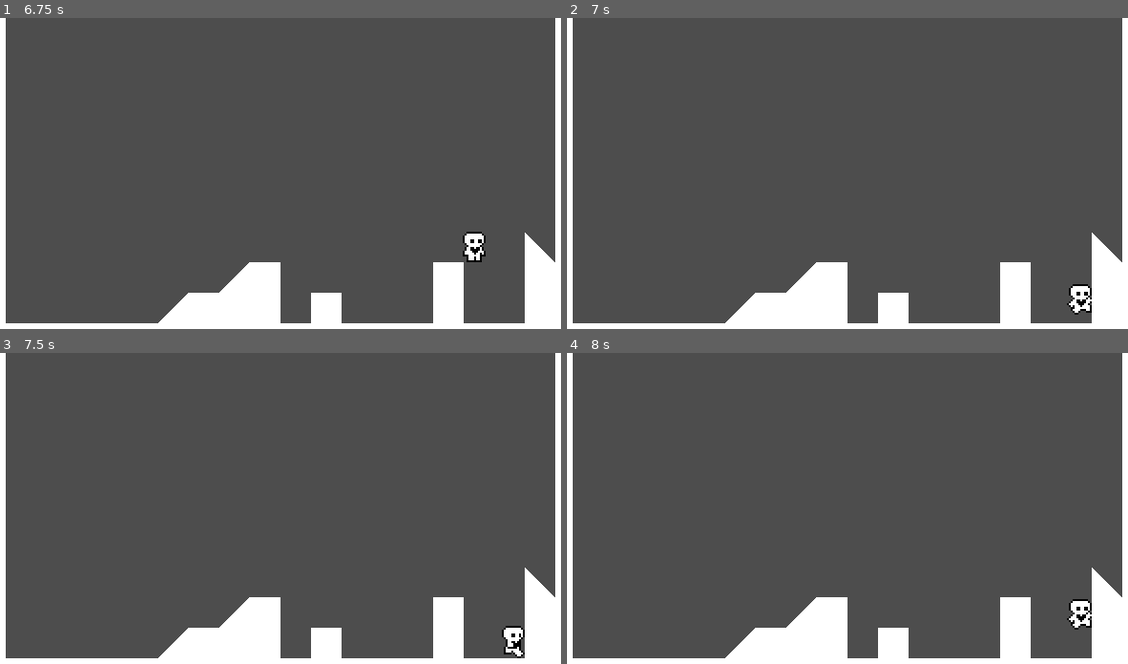
Above: before the commit, frames 1-4 (two rows, left to right).
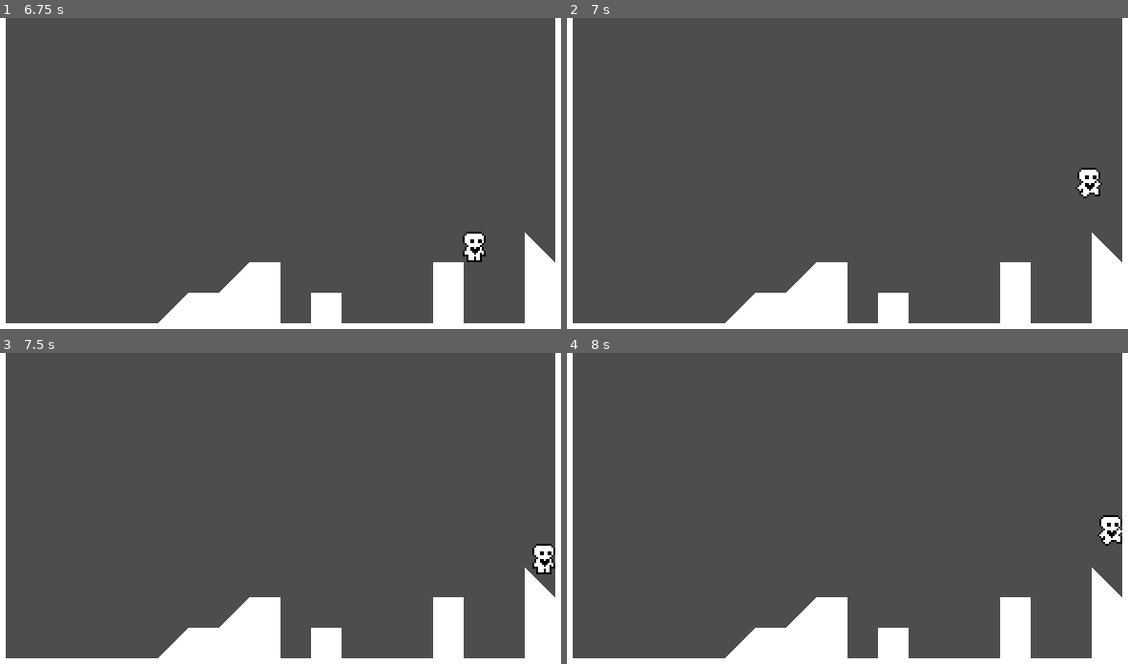
Above: after the commit, the same moments.

Repository: EVETuesday/FirstGameProject
Game: Godot game, scene res://Scenes/TestScene.tscn
Two runs of this game, one before a commit and one after it. Both use one fixed random seed, a clock stepped at 60 frames per second and the inputs below.
Inputs:
- Up to frame 1 (6.75 s): tap Enter at 0.5 s; hold D (CharacterRight) 0.53-2.03 s; tap Space (CharacterJump) at 0.77, 1.52, 3.02, 3.77, 4.52, 6.02 s; hold A (CharacterLeft) 2.03-4.28 s; hold D (CharacterRight) from 4.28 s (still down)
- Up to frame 2 (7 s): keep holding D (CharacterRight); tap Space (CharacterJump) at 6.77 s
- Up to frame 3 (7.5 s): keep holding D (CharacterRight)
- Up to frame 4 (8 s): keep holding D (CharacterRight); tap Space (CharacterJump) at 7.52 s

Frame 1 is identical in both runs. In frame 2, 0.7% of the frame differs, in the area x 89-96%, y 48-96%; in frame 3, 0.7%; in frame 4, 0.7%.

Commit message:
Added coyote jump
-Улучшение прыжка

Diff:
--- a/ProjectFolder/Scenes/characterTest.tscn
+++ b/ProjectFolder/Scenes/characterTest.tscn
@@ -93,3 +93,6 @@
 sprite_frames = SubResource("SpriteFrames_wrcbv")
 animation = &"idle"
 frame_progress = 0.53309
+
+[node name="CoyoteJumpTimer" type="Timer" parent="."]
+one_shot = true
--- a/ProjectFolder/TEST/characterTest.gd
+++ b/ProjectFolder/TEST/characterTest.gd
@@ -5,12 +5,17 @@
 const JUMP_VELOCITY = -250.0
 const ACCELERATION = 600
 const FRICTION = 1200
-
+const COYOTE_JUMP_DELAY = 0.15
 
 # Get the gravity from the project settings to be synced with RigidBody nodes.
 var gravity = ProjectSettings.get_setting("physics/2d/default_gravity")
 
 @onready var animated_sprite_2d = $AnimatedSprite2D
+@onready var coyote_jump_timer = $CoyoteJumpTimer
+
+#Ф-я вызывается при нициализации
+func _ready():
+	coyote_jump_timer.wait_time = COYOTE_JUMP_DELAY
 
 #Ф-я стремления вниз апри гравитации
 func apply_gravity(delta):
@@ -25,6 +30,7 @@
 func apply_acceleration(delta, direction):
 	velocity.x = move_toward(velocity.x, SPEED * direction, ACCELERATION * delta)
 
+#Ф-я обновления анимаций
 func update_animations(input_axis):
 	if input_axis != 0:
 		animated_sprite_2d.flip_h = (input_axis < 0)
@@ -39,7 +45,7 @@
 	apply_gravity(delta)
 
 	#Прыжок
-	if is_on_floor():
+	if is_on_floor() or coyote_jump_timer.time_left > 0.0:
 		if Input.is_action_just_pressed("CharacterJump"):
 			velocity.y = JUMP_VELOCITY
 
@@ -50,4 +56,8 @@
 	else:
 		apply_friction(delta)
 	update_animations(direction)
+	var was_on_floor = is_on_floor() #Я хз зачем столько переменных, но иначе оно не работает
 	move_and_slide()
+	var just_left_edge = was_on_floor and not is_on_floor() and velocity.y >= 0
+	if just_left_edge:
+		coyote_jump_timer.start()
